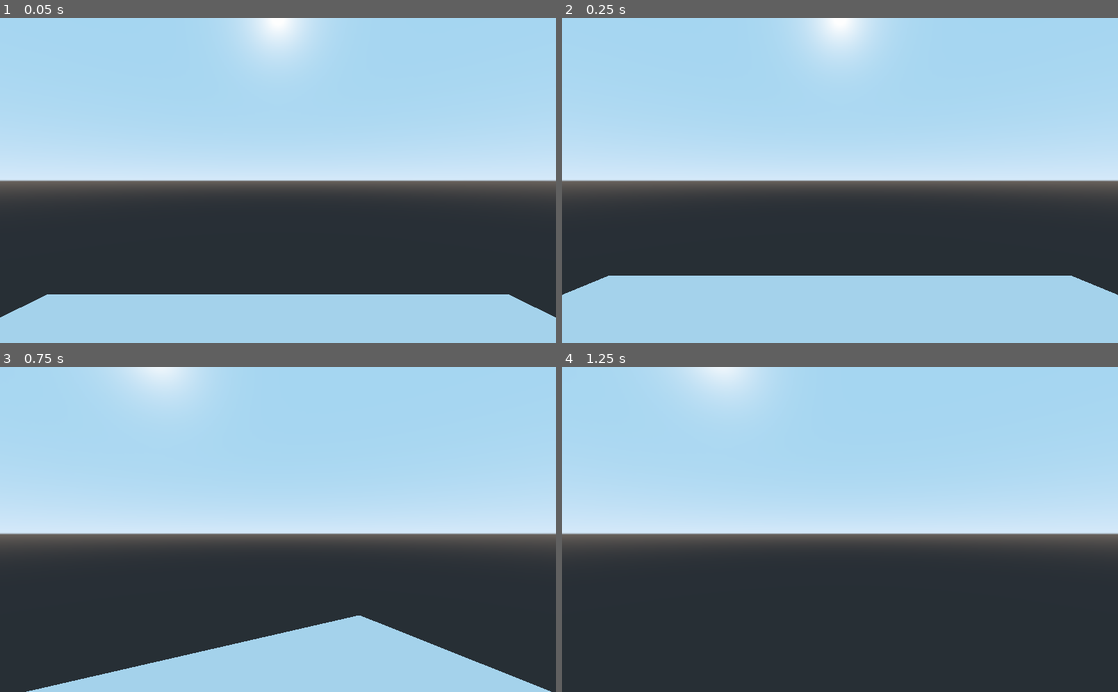
Above: before the commit, frames 1-4 (two rows, left to right).
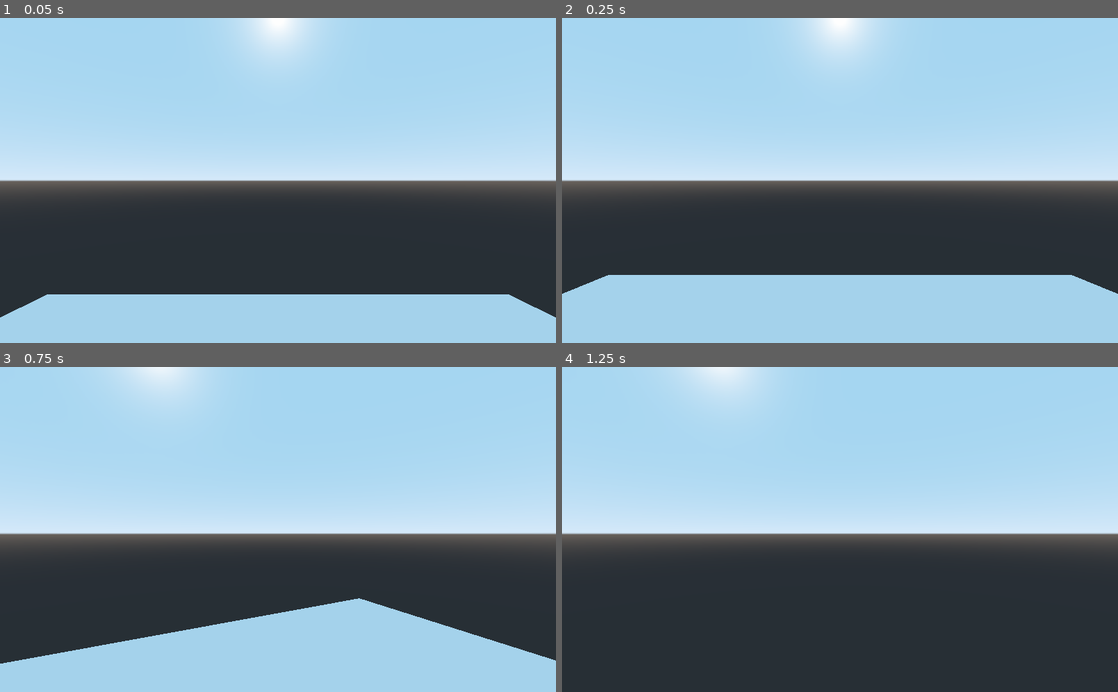
Above: after the commit, the same moments.

Repository: sox20/Castellum
Game: Godot game, scene res://Scenes/Player.tscn
The game is run twice, just before and just after one commit, with the same random seed, the same clock (stepped at 60 frames per second) and the same inputs. The project has no main scene, so this scene is started directly.
Inputs (mouse positions are in pixels of both pictures, inside the frame that each line leads up to):
- Up to frame 1 (0.05 s): no input
- Up to frame 2 (0.25 s): no input
- Up to frame 3 (0.75 s): move the mouse to (305, 529) at 0.52 s; hold W (movement_forward) from 0.53 s (still down)
- Up to frame 4 (1.25 s): keep holding W (movement_forward); tap Space (movement_jump) at 0.77 s

Frame 1 is identical in both runs. In frame 2, 0.2% of the frame differs, in the area x 0-100%, y 79-86%; in frame 3, 7.7%, in the area x 0-100%, y 71-100%; in frame 4, nothing differs.

Commit message:
Added Voxel Tool support

Diff:
--- a/Castellum/Scenes/Player.tscn
+++ b/Castellum/Scenes/Player.tscn
@@ -4,40 +4,39 @@
 
 [sub_resource type="PlaneMesh" id=1]
 
-[sub_resource type="BoxShape" id=4]
+[sub_resource type="BoxShape" id=2]
 
-[sub_resource type="CapsuleShape" id=2]
+[sub_resource type="CapsuleShape" id=3]
 height = 2.0
 
-[sub_resource type="CapsuleMesh" id=3]
+[sub_resource type="CapsuleMesh" id=4]
 mid_height = 2.5
 
 [node name="Spatial" type="Spatial"]
 
 [node name="MeshInstance" type="MeshInstance" parent="."]
-transform = Transform( 11.087, 0, 0, 0, 1, 0, 0, 0, 11.1594, 0, -4.19677, 0 )
+transform = Transform( 11.087, 0, 0, 0, 0.0618562, 0, 0, 0, 11.1594, 0, -4.19677, 0 )
 mesh = SubResource( 1 )
 material/0 = null
 
 [node name="StaticBody" type="StaticBody" parent="MeshInstance"]
 
 [node name="CollisionShape" type="CollisionShape" parent="MeshInstance/StaticBody"]
-transform = Transform( 1, 0, 0, 0, 1, 0, 0, 0, 1, 0, 0, 0 )
-shape = SubResource( 4 )
+shape = SubResource( 2 )
 
 [node name="Player" type="KinematicBody" parent="."]
 transform = Transform( 0.990548, 0, 0, 0, 0.990548, 0, 0, 0, 0.990548, 0, 0, 0 )
 script = ExtResource( 1 )
 
 [node name="CollisionShape" type="CollisionShape" parent="Player"]
-transform = Transform( 1.128, 0, 0, 0, -4.93063e-008, 1.128, 0, -1.128, -4.93063e-008, 0, 0, 0 )
-shape = SubResource( 2 )
+transform = Transform( 1.128, 0, 0, 0, -4.93063e-08, 1.128, 0, -1.128, -4.93063e-08, 0, 0, 0 )
+shape = SubResource( 3 )
 
 [node name="rotation_help" type="Spatial" parent="Player"]
 
 [node name="Model" type="MeshInstance" parent="Player/rotation_help"]
-transform = Transform( 1, 0, 0, 0, -4.37114e-008, 1, 0, -1, -4.37114e-008, 0, 0, 0 )
-mesh = SubResource( 3 )
+transform = Transform( 1, 0, 0, 0, -4.37114e-08, 1, 0, -1, -4.37114e-08, 0, 0, 0 )
+mesh = SubResource( 4 )
 material/0 = null
 
 [node name="Camera" type="Camera" parent="Player/rotation_help"]
--- /dev/null
+++ b/Castellum/Scenes/VoxelTest.tscn
@@ -0,0 +1,36 @@
+[gd_scene load_steps=6 format=2]
+
+[ext_resource path="res://Sprites/noise_distorted.png" type="Image" id=1]
+
+[sub_resource type="VoxelStreamImage" id=1]
+image = ExtResource( 1 )
+
+[sub_resource type="Voxel" id=2]
+voxel_name = "air"
+transparent = true
+
+[sub_resource type="Voxel" id=3]
+voxel_name = "solid"
+geometry_type = 1
+cube_geometry/padding_y = 0.0
+cube_tiles/left = Vector2( 0, 0 )
+cube_tiles/right = Vector2( 0, 0 )
+cube_tiles/bottom = Vector2( 0, 0 )
+cube_tiles/top = Vector2( 0, 0 )
+cube_tiles/back = Vector2( 0, 0 )
+cube_tiles/front = Vector2( 0, 0 )
+
+[sub_resource type="VoxelLibrary" id=4]
+voxels/0 = SubResource( 2 )
+voxels/1 = SubResource( 3 )
+
+[node name="Spatial" type="Spatial"]
+
+[node name="Camera" type="Camera" parent="."]
+transform = Transform( 1, 0, 0, 0, 0.906308, 0.422618, 0, -0.422618, 0.906308, 0, 75, 0 )
+
+[node name="VoxelTerrain" type="VoxelTerrain" parent="."]
+transform = Transform( 1, 0, 0, 0, 1, 0, 0, 0, 1, 0.0663719, 0.0965195, -0.0152512 )
+stream = SubResource( 1 )
+voxel_library = SubResource( 4 )
+viewer_path = NodePath("../Camera")
Binary file added: Castellum/Sprites/noise_distorted.png
Not shown, added: Castellum/Sprites/noise_distorted.png.import
Not shown, changed: README.md
